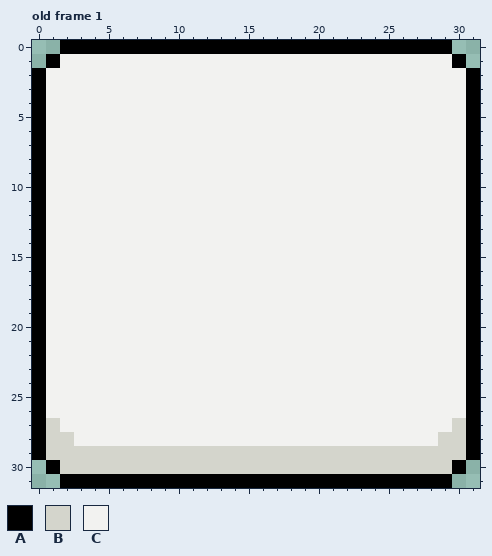
One commit to this pixel-art file: Assets/Sprites/Aseprite/UI/Btn.aseprite. This is how it looked before the edit.
32x32 pixels, 1 frame. Shown: old frame 1.
Palette (. is transparent): A #000000  B #d4d5cc  C #f2f2f0
Once edited:
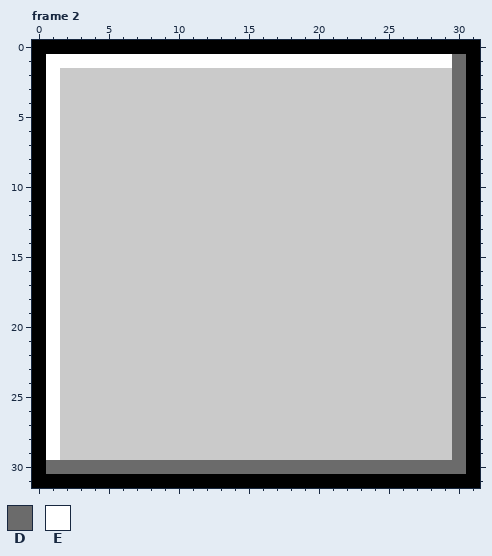
Colours new in this view: D #6b6b6b  E #ffffff
A new or re-ordered frame is compared with the old frame closest to it.
The edit:
{"change": "frames 1 -> 2"}
{"colour":"C","old":"#f2f2f0","new":"#cacaca"}
{"where": "frame 2 is new; against old frame 1"}
{"frame":2,"y":0,"x":0,"old":"..","new":"AA"}
{"frame":2,"y":0,"x":30,"old":"..","new":"AA"}
{"frame":2,"y":1,"x":0,"old":".ACCCCCCCCCCCCCCCCCCCCCCCCCCCCA.","new":"AEEEEEEEEEEEEEEEEEEEEEEEEEEEEEDA"}
{"frame":2,"y":2,"x":1,"old":"C","new":"E"}
{"frame":2,"y":2,"x":30,"old":"C","new":"D"}
{"frame":2,"y":3,"x":1,"old":"C","new":"E"}
{"frame":2,"y":3,"x":30,"old":"C","new":"D"}
{"frame":2,"y":4,"x":1,"old":"C","new":"E"}
{"frame":2,"y":4,"x":30,"old":"C","new":"D"}
{"frame":2,"y":5,"x":1,"old":"C","new":"E"}
{"frame":2,"y":5,"x":30,"old":"C","new":"D"}
{"frame":2,"y":6,"x":1,"old":"C","new":"E"}
{"frame":2,"y":6,"x":30,"old":"C","new":"D"}
{"frame":2,"y":7,"x":1,"old":"C","new":"E"}
{"frame":2,"y":7,"x":30,"old":"C","new":"D"}
{"frame":2,"y":8,"x":1,"old":"C","new":"E"}
{"frame":2,"y":8,"x":30,"old":"C","new":"D"}
{"frame":2,"y":9,"x":1,"old":"C","new":"E"}
{"frame":2,"y":9,"x":30,"old":"C","new":"D"}
{"frame":2,"y":10,"x":1,"old":"C","new":"E"}
{"frame":2,"y":10,"x":30,"old":"C","new":"D"}
{"frame":2,"y":11,"x":1,"old":"C","new":"E"}
{"frame":2,"y":11,"x":30,"old":"C","new":"D"}
{"frame":2,"y":12,"x":1,"old":"C","new":"E"}
{"frame":2,"y":12,"x":30,"old":"C","new":"D"}
{"frame":2,"y":13,"x":1,"old":"C","new":"E"}
{"frame":2,"y":13,"x":30,"old":"C","new":"D"}
{"frame":2,"y":14,"x":1,"old":"C","new":"E"}
{"frame":2,"y":14,"x":30,"old":"C","new":"D"}
{"frame":2,"y":15,"x":1,"old":"C","new":"E"}
{"frame":2,"y":15,"x":30,"old":"C","new":"D"}
{"frame":2,"y":16,"x":1,"old":"C","new":"E"}
{"frame":2,"y":16,"x":30,"old":"C","new":"D"}
{"frame":2,"y":17,"x":1,"old":"C","new":"E"}
{"frame":2,"y":17,"x":30,"old":"C","new":"D"}
{"frame":2,"y":18,"x":1,"old":"C","new":"E"}
{"frame":2,"y":18,"x":30,"old":"C","new":"D"}
{"frame":2,"y":19,"x":1,"old":"C","new":"E"}
{"frame":2,"y":19,"x":30,"old":"C","new":"D"}
{"frame":2,"y":20,"x":1,"old":"C","new":"E"}
{"frame":2,"y":20,"x":30,"old":"C","new":"D"}
{"frame":2,"y":21,"x":1,"old":"C","new":"E"}
{"frame":2,"y":21,"x":30,"old":"C","new":"D"}
{"frame":2,"y":22,"x":1,"old":"C","new":"E"}
{"frame":2,"y":22,"x":30,"old":"C","new":"D"}
{"frame":2,"y":23,"x":1,"old":"C","new":"E"}
{"frame":2,"y":23,"x":30,"old":"C","new":"D"}
{"frame":2,"y":24,"x":1,"old":"C","new":"E"}
{"frame":2,"y":24,"x":30,"old":"C","new":"D"}
{"frame":2,"y":25,"x":1,"old":"C","new":"E"}
{"frame":2,"y":25,"x":30,"old":"C","new":"D"}
{"frame":2,"y":26,"x":1,"old":"C","new":"E"}
{"frame":2,"y":26,"x":30,"old":"C","new":"D"}
{"frame":2,"y":27,"x":1,"old":"B","new":"E"}
{"frame":2,"y":27,"x":30,"old":"B","new":"D"}
{"frame":2,"y":28,"x":1,"old":"BB","new":"EC"}
{"frame":2,"y":28,"x":29,"old":"BB","new":"CD"}
{"frame":2,"y":29,"x":1,"old":"BBBBBBBBBBBBBBBBBBBBBBBBBBBBBB","new":"ECCCCCCCCCCCCCCCCCCCCCCCCCCCCD"}
{"frame":2,"y":30,"x":0,"old":".ABBBBBBBBBBBBBBBBBBBBBBBBBBBBA.","new":"ADDDDDDDDDDDDDDDDDDDDDDDDDDDDDDA"}
{"frame":2,"y":31,"x":0,"old":"..","new":"AA"}
{"frame":2,"y":31,"x":30,"old":"..","new":"AA"}
{"label":"changed","picture_box":[32,40,480,488]}
